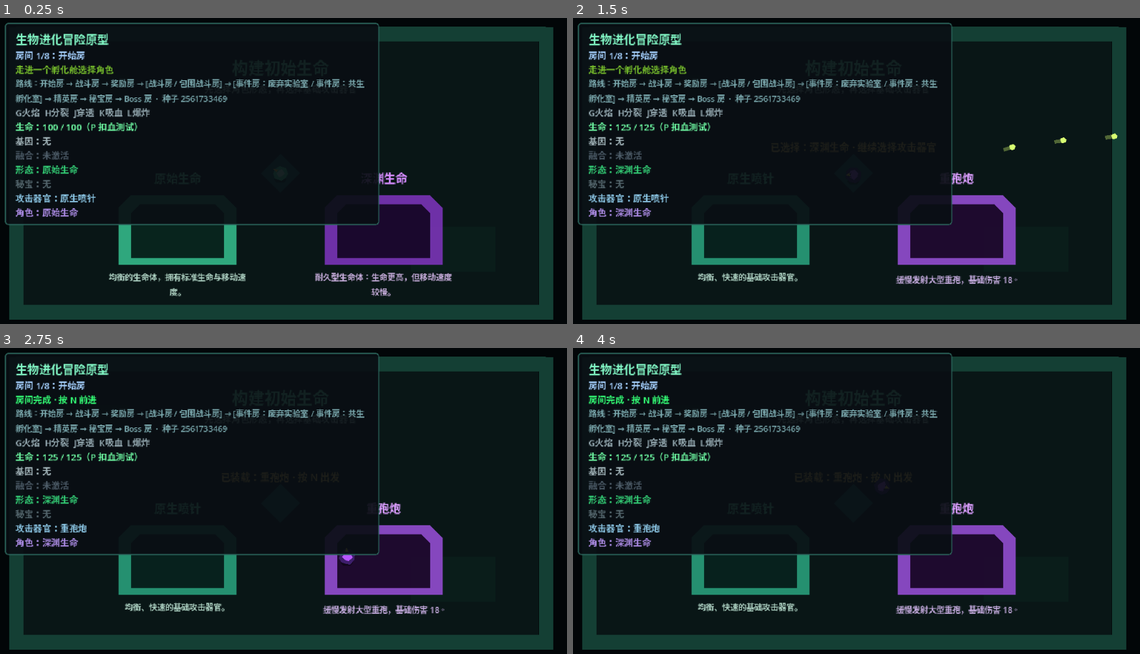
Above: before the commit, frames 1-4 (two rows, left to right).
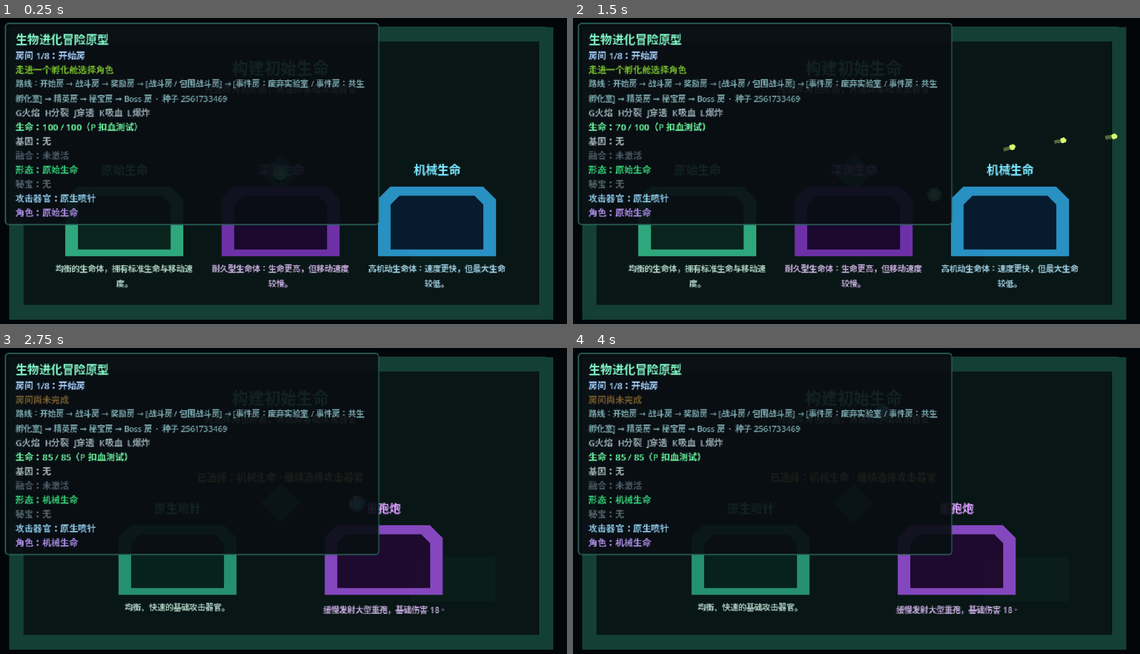
Above: after the commit, the same moments.

Repository: LIJUNCAN1/-Roguelike
Game: Godot game, scene res://scenes/main/main.tscn
Same seed, same stepped clock (60 frames per second), same inputs: the game is played once before the commit and once after it.
Inputs (mouse positions are in pixels of both pictures, inside the frame that each line leads up to):
- Up to frame 1 (0.25 s): no input
- Up to frame 2 (1.5 s): tap Enter at 0.5 s; move the mouse to (981, 155) at 0.52 s; press the mouse at (981, 155) at 0.53 s; hold D (move_right) 0.53-1.28 s; move the mouse to (737, 189) at 1.27 s; release the mouse at (737, 189) at 1.28 s; hold S (move_down) from 1.28 s (still down); tap P (damage_test_player) at 1.35 s
- Up to frame 3 (2.75 s): move the mouse to (340, 433) at 2.02 s; release S (move_down) at 2.03 s; hold D (move_right) from 2.03 s (still down); hold N (next_room) from 2.03 s (still down)
- Up to frame 4 (4 s): move the mouse to (822, 568) at 2.77 s; release D (move_right) at 2.78 s; release N (next_room) at 2.78 s; hold W (move_up) 2.78-3.53 s; tap 1 (reward_choice_1) at 2.85 s; tap R (restart_run) at 3.5 s; move the mouse to (1026, 549) at 3.52 s; hold A (move_left) from 3.53 s (still down); hold 2 (reward_choice_2) from 3.53 s (still down)

The runs differ from the first frame. In frame 1, 8.9% of the frame differs, in the area x 9-90%, y 47-92%; in frame 2, 9.1%, in the area x 7-90%, y 34-89%; in frame 3, 0.9%; in frame 4, 0.9%.

Commit message:
feat: add mechanical playable character

Diff:
--- /dev/null
+++ b/data/characters/mechanical_life.tres
@@ -0,0 +1,13 @@
+[gd_resource type="Resource" script_class="CharacterData" load_steps=3 format=3]
+
+[ext_resource type="Script" path="res://scripts/actors/character_data.gd" id="1_data"]
+[ext_resource type="Resource" path="res://data/evolutions/mechanical_base_life.tres" id="2_evolution"]
+
+[resource]
+script = ExtResource("1_data")
+id = &"mechanical_life"
+display_name = "机械生命"
+description = "高机动生命体：速度更快，但最大生命较低。"
+base_evolution = ExtResource("2_evolution")
+max_health = 85.0
+move_speed = 135.0
--- /dev/null
+++ b/data/evolutions/mechanical_base_life.tres
@@ -0,0 +1,12 @@
+[gd_resource type="Resource" script_class="EvolutionData" load_steps=3 format=3]
+
+[ext_resource type="Script" path="res://scripts/evolutions/evolution_data.gd" id="1_data"]
+[ext_resource type="PackedScene" path="res://scenes/player/forms/mechanical_life_visual.tscn" id="2_visual"]
+
+[resource]
+script = ExtResource("1_data")
+id = &"mechanical_base_life"
+display_name = "机械生命"
+description = "高速、轻量的机械基础形态。"
+priority = 0
+visual_scene = ExtResource("2_visual")
--- a/scenes/characters/character_choice_selector.tscn
+++ b/scenes/characters/character_choice_selector.tscn
@@ -9,7 +9,7 @@
 script = ExtResource("1_script")
 
 [node name="LeftChamber" type="Area2D" parent="."]
-position = Vector2(205, 245)
+position = Vector2(145, 235)
 collision_layer = 0
 collision_mask = 1
 
@@ -46,19 +46,56 @@
 shape = SubResource("RectangleShape2D_chamber")
 
 [node name="RightChamber" type="Area2D" parent="."]
-position = Vector2(435, 245)
+position = Vector2(495, 235)
 collision_layer = 0
 collision_mask = 1
 
 [node name="Frame" type="Polygon2D" parent="RightChamber"]
 polygon = PackedVector2Array(-66, 38, -66, -26, -52, -40, 52, -40, 66, -26, 66, 38)
-color = Color(0.48, 0.2, 0.72, 0.9)
+color = Color(0.18, 0.62, 0.84, 0.9)
 
 [node name="Core" type="Polygon2D" parent="RightChamber"]
 polygon = PackedVector2Array(-52, 30, -52, -20, -42, -30, 42, -30, 52, -20, 52, 30)
+color = Color(0.025, 0.09, 0.16, 0.96)
+
+[node name="Name" type="Label" parent="RightChamber"]
+offset_left = -75.0
+offset_top = -70.0
+offset_right = 75.0
+offset_bottom = -48.0
+theme_override_colors/font_color = Color(0.48, 0.9, 1, 1)
+theme_override_font_sizes/font_size = 13
+text = "机械生命"
+horizontal_alignment = 1
+
+[node name="Description" type="Label" parent="RightChamber"]
+offset_left = -78.0
+offset_top = 44.0
+offset_right = 78.0
+offset_bottom = 82.0
+theme_override_colors/font_color = Color(0.62, 0.8, 0.88, 1)
+theme_override_font_sizes/font_size = 9
+text = "低生命、高速度"
+horizontal_alignment = 1
+autowrap_mode = 2
+
+[node name="CollisionShape2D" type="CollisionShape2D" parent="RightChamber"]
+shape = SubResource("RectangleShape2D_chamber")
+
+[node name="CenterChamber" type="Area2D" parent="."]
+position = Vector2(320, 235)
+collision_layer = 0
+collision_mask = 1
+
+[node name="Frame" type="Polygon2D" parent="CenterChamber"]
+polygon = PackedVector2Array(-66, 38, -66, -26, -52, -40, 52, -40, 66, -26, 66, 38)
+color = Color(0.48, 0.2, 0.72, 0.9)
+
+[node name="Core" type="Polygon2D" parent="CenterChamber"]
+polygon = PackedVector2Array(-52, 30, -52, -20, -42, -30, 42, -30, 52, -20, 52, 30)
 color = Color(0.09, 0.025, 0.16, 0.96)
 
-[node name="Name" type="Label" parent="RightChamber"]
+[node name="Name" type="Label" parent="CenterChamber"]
 offset_left = -75.0
 offset_top = -70.0
 offset_right = 75.0
@@ -68,7 +105,7 @@
 text = "深渊生命"
 horizontal_alignment = 1
 
-[node name="Description" type="Label" parent="RightChamber"]
+[node name="Description" type="Label" parent="CenterChamber"]
 offset_left = -78.0
 offset_top = 44.0
 offset_right = 78.0
@@ -79,5 +116,5 @@
 horizontal_alignment = 1
 autowrap_mode = 2
 
-[node name="CollisionShape2D" type="CollisionShape2D" parent="RightChamber"]
+[node name="CollisionShape2D" type="CollisionShape2D" parent="CenterChamber"]
 shape = SubResource("RectangleShape2D_chamber")
--- /dev/null
+++ b/scenes/player/forms/mechanical_life_visual.tscn
@@ -0,0 +1,19 @@
+[gd_scene format=3]
+
+[node name="MechanicalLifeVisual" type="Node2D"]
+
+[node name="Body" type="Polygon2D" parent="."]
+polygon = PackedVector2Array(-8, -6, -2, -9, 6, -6, 9, 0, 6, 7, 0, 9, -7, 6, -9, 0)
+color = Color(0.34, 0.58, 0.7, 1)
+
+[node name="Core" type="Polygon2D" parent="."]
+polygon = PackedVector2Array(-4, -4, 4, -4, 6, 0, 4, 4, -4, 4, -6, 0)
+color = Color(0.32, 0.92, 1, 1)
+
+[node name="PlateTop" type="Polygon2D" parent="."]
+polygon = PackedVector2Array(-5, -7, 0, -10, 5, -7, 3, -5, -3, -5)
+color = Color(0.7, 0.85, 0.9, 1)
+
+[node name="Eye" type="Polygon2D" parent="."]
+polygon = PackedVector2Array(3, -2, 8, 0, 3, 2)
+color = Color(1, 0.62, 0.18, 1)
--- a/scenes/rooms/start_room.tscn
+++ b/scenes/rooms/start_room.tscn
@@ -8,12 +8,13 @@
 [ext_resource type="PackedScene" path="res://scenes/characters/character_choice_selector.tscn" id="6_character_selector"]
 [ext_resource type="Resource" path="res://data/characters/original_life.tres" id="7_original"]
 [ext_resource type="Resource" path="res://data/characters/abyss_life.tres" id="8_abyss"]
+[ext_resource type="Resource" path="res://data/characters/mechanical_life.tres" id="9_mechanical"]
 
 [node name="StartRoom" type="Node2D"]
 script = ExtResource("2_room")
 completion_mode = 2
 weapon_choices = Array[ExtResource("4_needle")]([ExtResource("4_needle"), ExtResource("5_spore")])
-character_choices = Array[ExtResource("7_original")]([ExtResource("7_original"), ExtResource("8_abyss")])
+character_choices = Array[ExtResource("7_original")]([ExtResource("7_original"), ExtResource("8_abyss"), ExtResource("9_mechanical")])
 
 [node name="RoomShell" parent="." instance=ExtResource("1_shell")]
 modulate = Color(0.62, 1, 0.86, 1)
--- a/scripts/characters/character_choice_selector.gd
+++ b/scripts/characters/character_choice_selector.gd
@@ -5,14 +5,17 @@
 
 @onready var chambers: Array[Area2D] = [
 	$LeftChamber,
+	$CenterChamber,
 	$RightChamber,
 ]
 @onready var name_labels: Array[Label] = [
 	$LeftChamber/Name,
+	$CenterChamber/Name,
 	$RightChamber/Name,
 ]
 @onready var description_labels: Array[Label] = [
 	$LeftChamber/Description,
+	$CenterChamber/Description,
 	$RightChamber/Description,
 ]
 
--- a/tests/character_system_smoke_test.gd
+++ b/tests/character_system_smoke_test.gd
@@ -55,6 +55,10 @@
 		push_error("Start room completed before selecting a weapon.")
 		quit(1)
 		return
+	if start_room.character_choices.size() != 3:
+		push_error("Start room did not expose three character choices.")
+		quit(1)
+		return
 
 	player.global_position = (
 		start_room.choice_selector.get_choice_global_position(0)
@@ -69,5 +73,24 @@
 		quit(1)
 		return
 
+	if not character_manager.select_character(
+		load(
+			"res://data/characters/mechanical_life.tres"
+		) as CharacterData
+	):
+		push_error("Mechanical character could not be selected.")
+		quit(1)
+		return
+	if (
+		not character_manager.is_character(&"mechanical_life")
+		or not is_equal_approx(health.max_health, 85.0)
+		or not is_equal_approx(movement.move_speed, 135.0)
+		or not evolution.is_evolution(&"mechanical_base_life")
+		or not status.text.contains("机械生命")
+	):
+		push_error("Mechanical character data was not fully applied.")
+		quit(1)
+		return
+
 	print("Character system smoke test passed.")
 	quit()
Not shown: 1 places in scenes/rooms/start_room.tscn that only renumber resources
Not shown, changed: README.md
